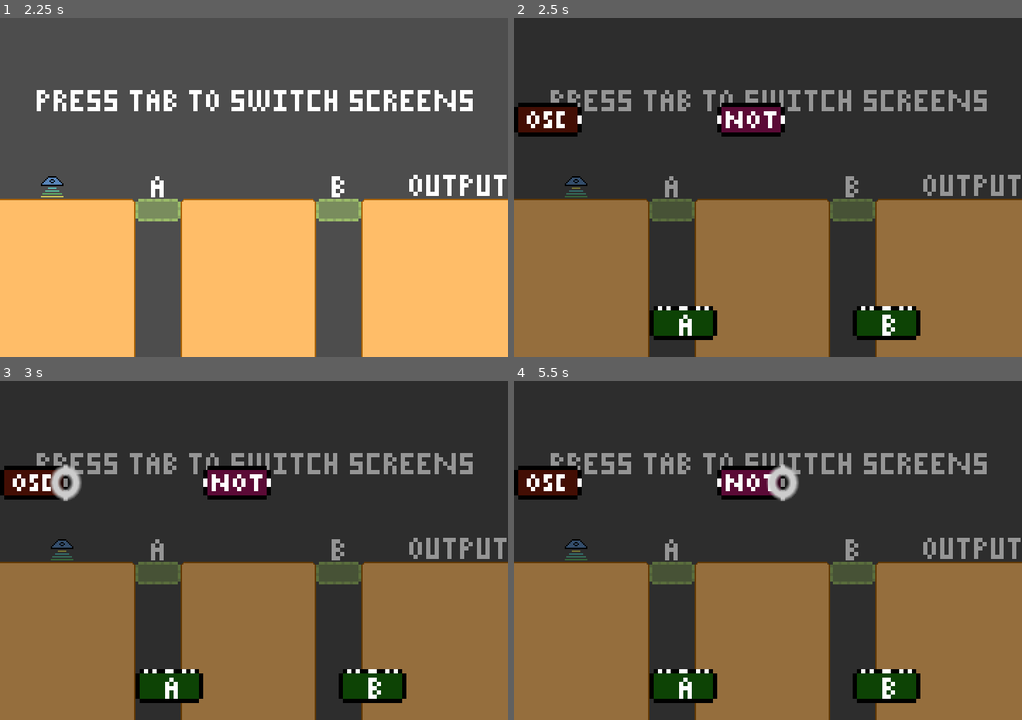
Above: before the commit, frames 1-4 (two rows, left to right).
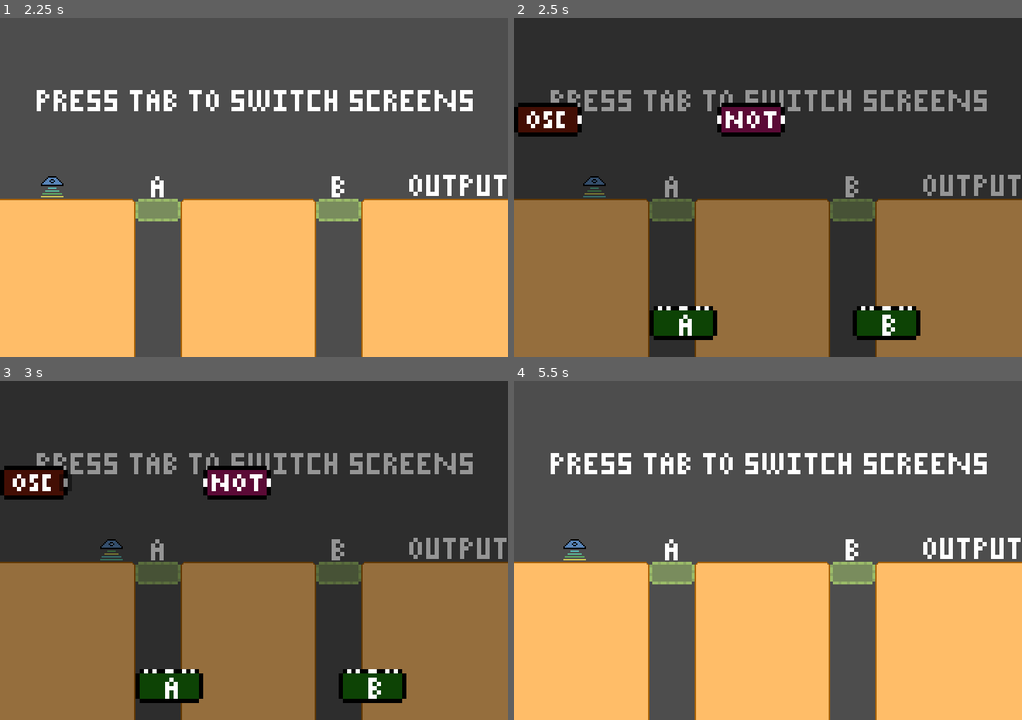
Above: after the commit, the same moments.

Repository: Gaelach-cael/puzzle-platformer-game
Game: Godot game, scene res://scenes/menu.tscn
Same seed, same stepped clock (60 frames per second), same inputs: the game is played once before the commit and once after it.
Inputs (mouse positions are in pixels of both pictures, inside the frame that each line leads up to):
- Up to frame 1 (2.25 s): tap Enter (start) at 0.5, 2 s; hold D (right) 0.53-1.25 s; tap Tab (switch) at 0.6 s; click "LEVEL 1" at 1.25 s; hold D (right) from 2.03 s (still down); tap S (crouch) at 2.1 s
- Up to frame 2 (2.5 s): keep holding D (right); tap Tab (switch) at 2.3 s
- Up to frame 3 (3 s): release D (right) at 2.75 s; click (66, 482) at 2.77 s
- Up to frame 4 (5.5 s): click (717, 482) at 3.52 s; click (783, 482) at 4.27 s; tap Enter (start) at 5 s; hold A (left) from 5.03 s (still down); hold Enter (start) from 5.03 s (still down); tap Tab (switch) at 5.3 s

Frame 1 is identical in both runs. In frame 2, 0.3% of the frame differs, in the area x 10-19%, y 46-53%; in frame 3, 0.8%; in frame 4, 100%, in the area x 0-100%, y 0-100%.

Commit message:
blarg

Diff:
--- a/scenes/level 1/level1.tscn
+++ b/scenes/level 1/level1.tscn
@@ -1,7 +1,8 @@
-[gd_scene load_steps=10 format=4 uid="uid://dq6yl8om5pm8r"]
+[gd_scene load_steps=11 format=4 uid="uid://dq6yl8om5pm8r"]
 
 [ext_resource type="Script" path="res://scripts/level_1.gd" id="1_1mmo5"]
 [ext_resource type="Texture2D" uid="uid://dv2v8q1n5516o" path="res://assets/tiles/tileset screen 1.png" id="1_qrabu"]
+[ext_resource type="PackedScene" uid="uid://cxu6gso6seova" path="res://scenes/level 1/screen2.tscn" id="2_kihbm"]
 [ext_resource type="PackedScene" uid="uid://6lq6euynokya" path="res://scenes/breakawayfloor.tscn" id="2_yba6s"]
 [ext_resource type="PackedScene" uid="uid://ilhqnnxkebqe" path="res://scenes/UFO.tscn" id="3_ylp4s"]
 [ext_resource type="Script" path="res://scripts/player.gd" id="4_4a8pn"]
@@ -85,3 +86,6 @@
 offset_right = 336.0
 offset_bottom = 77.0
 text = "OUTPUT"
+
+[node name="Node2D" parent="." instance=ExtResource("2_kihbm")]
+visible = false
--- a/scripts/level_1.gd
+++ b/scripts/level_1.gd
@@ -1,17 +1,7 @@
 extends Node2D
 
 @onready() var pause = preload("res://scenes/pause.tscn")
-@onready() var switch = preload("res://scenes/level 1/screen2.tscn")
 
-# Called when the node enters the scene tree for the first time.
-func _ready() -> void:
-	pass # Replace with function body.
-
-
-# Called every frame. 'delta' is the elapsed time since the previous frame.
 func _process(_delta: float):
 	if Input.is_action_just_pressed("pause"):
 		get_parent().add_child(pause.instantiate())
-	if Input.is_action_just_pressed("switch"):
-		get_parent().add_child(switch.instantiate())
-		get_tree().paused = true
--- a/scripts/screen_2.gd
+++ b/scripts/screen_2.gd
@@ -8,5 +8,9 @@
 
 # Called every frame. 'delta' is the elapsed time since the previous frame.
 func _process(_delta: float):
-	if Input.is_action_just_pressed("switch"):
-		pass
+	if Input.is_action_just_pressed("switch") and visible == false:
+		set_visible(true)
+		visible = true
+	elif Input.is_action_just_pressed("switch") and visible == true:
+		set_visible(false)
+		visible = false
--- a/theme/state.tres
+++ b/theme/state.tres
@@ -1,4 +1,6 @@
-[gd_resource type="Theme" load_steps=4 format=3 uid="uid://bprn83kosu0op"]
+[gd_resource type="Theme" load_steps=5 format=3 uid="uid://bprn83kosu0op"]
+
+[sub_resource type="StyleBoxEmpty" id="StyleBoxEmpty_x16pj"]
 
 [sub_resource type="StyleBoxFlat" id="StyleBoxFlat_mtdby"]
 bg_color = Color(0, 0, 0, 0.462745)
@@ -9,6 +11,7 @@
 bg_color = Color(0.64, 0.64, 0.64, 0.572549)
 
 [resource]
+Button/styles/focus = SubResource("StyleBoxEmpty_x16pj")
 Button/styles/hover = SubResource("StyleBoxFlat_mtdby")
 Button/styles/normal = SubResource("StyleBoxEmpty_0keem")
 Button/styles/pressed = SubResource("StyleBoxFlat_yvkyr")
